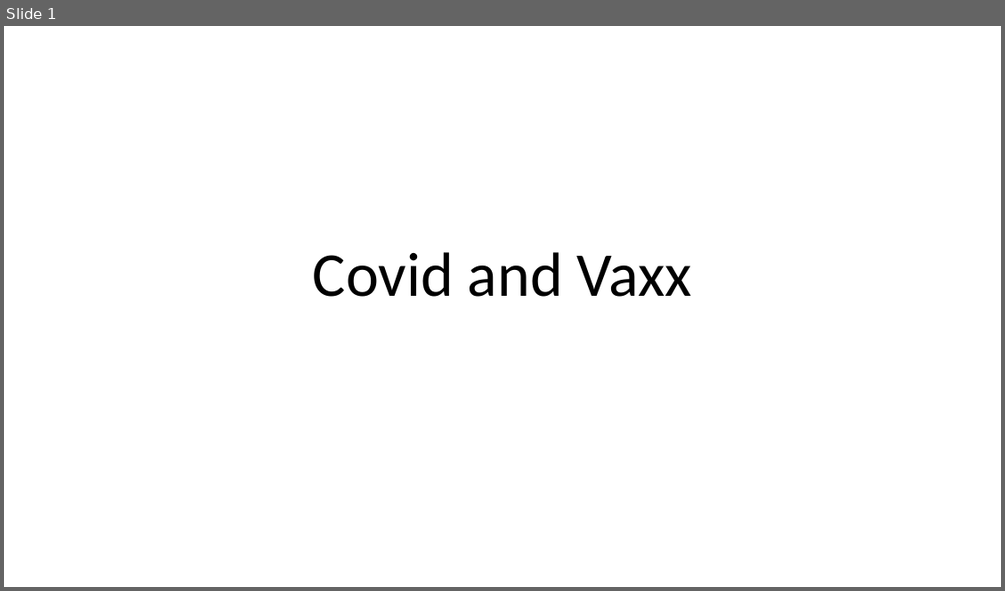
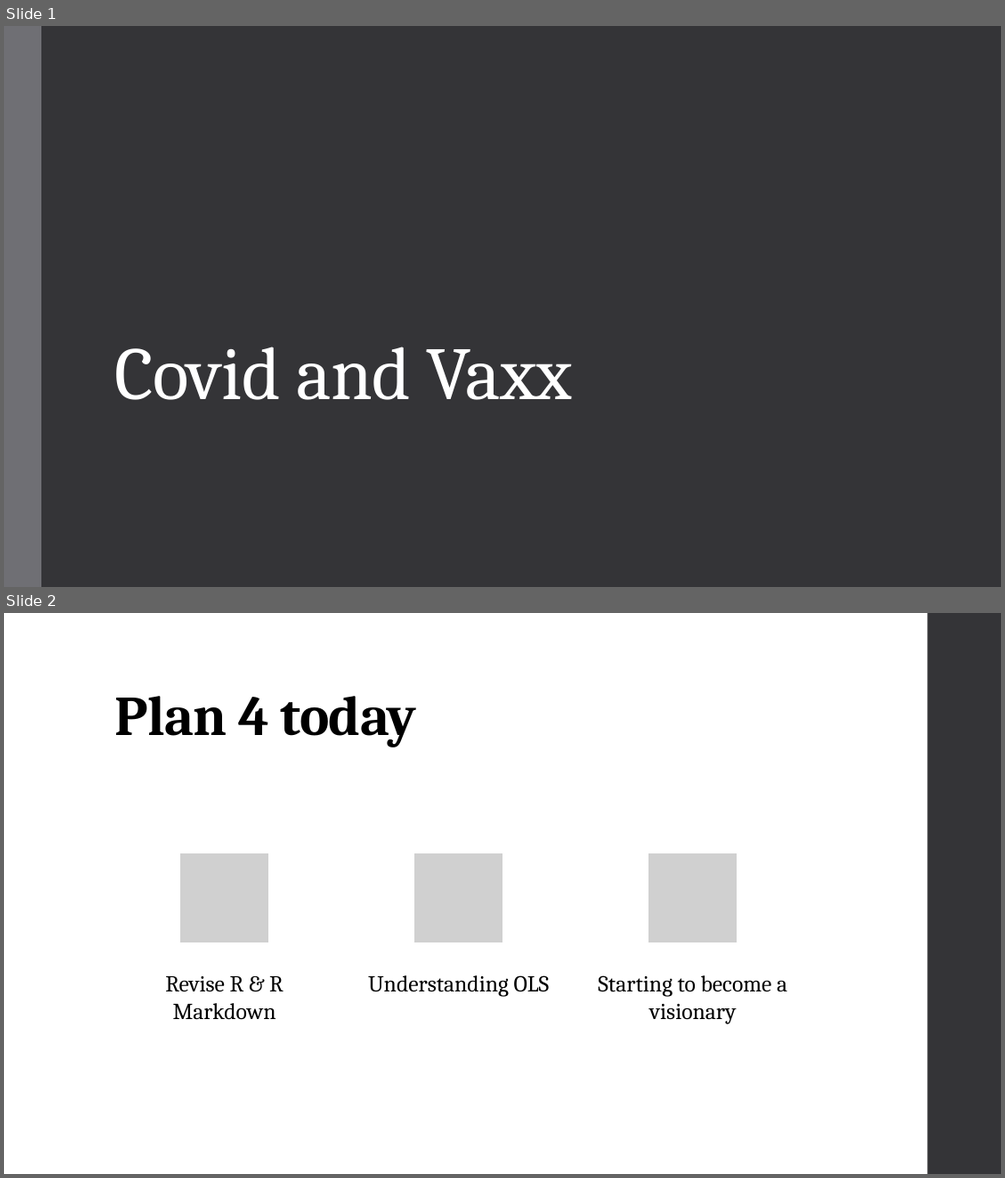
Before and after one commit to mondpanther/datastorieshub, a slide deck: docs/slides/Covid and Vaxx.pptx. Shown one above the other, each under a label of ours: slide 1 before the commit, slides 1 and 2 after it. The pictures are 1005x591 and 1005x1178 pixels, drawn with LibreOffice and Linux fonts; fonts in the diff are those of the drawing; grey boxes stand for pictures. Boxes give left, top, right and bottom in pixels: in the first picture for what was removed or moved away, otherwise in the second. Text is boxed around its words. In the diff, an @@ line names an element or a change of style, - is before the commit and + after.

```diff
--- a/docs/slides/Covid and Vaxx.pptx
+++ b/docs/slides/Covid and Vaxx.pptx
@@ slide 2 added at (4, 613, 1001, 1174), background #FFFFFF @@
@@ rectangle added at (928, 613, 1001, 1174), fill #353537 @@
@@ title added at (114, 696, 417, 747), 54 pt, text #000000, bold @@
+Plan 4 today
@@ group added at (165, 853, 787, 1023): 3 pictures, 3 texts @@
+Revise R & R Markdown
+Understanding OLS
+Starting to become a visionary
@@ slide 1 changed as well @@
@@ background #FFFFFF to #353537 @@
@@ rectangle added at (4, 26, 41, 587), fill #6F6F74 @@
@@ title "Covid and Vaxx": place and size @@
-title "Covid and Vaxx" at (313, 252, 692, 297)
+title "Covid and Vaxx" at (114, 346, 573, 400)
@@ title "Covid and Vaxx" at (114, 346, 573, 400): size 60 to 72 pt, font Calibri to Cambria, text colour #000000 to #FFFFFF, letter spacing 0 to -0.5 pt; alignment centre to left; line spacing 0.9 to 0.85 @@
```
Also in this commit, not shown: 1 other slide changed, 9 other files.
